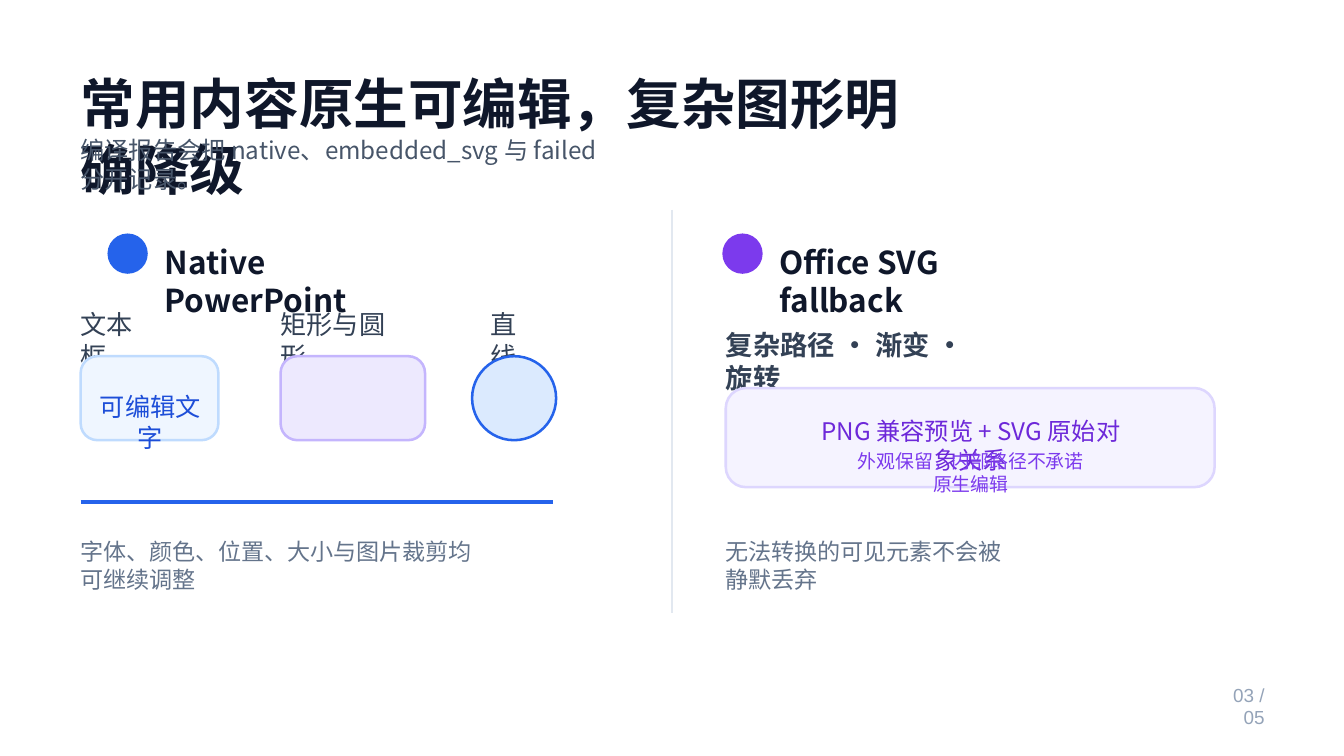
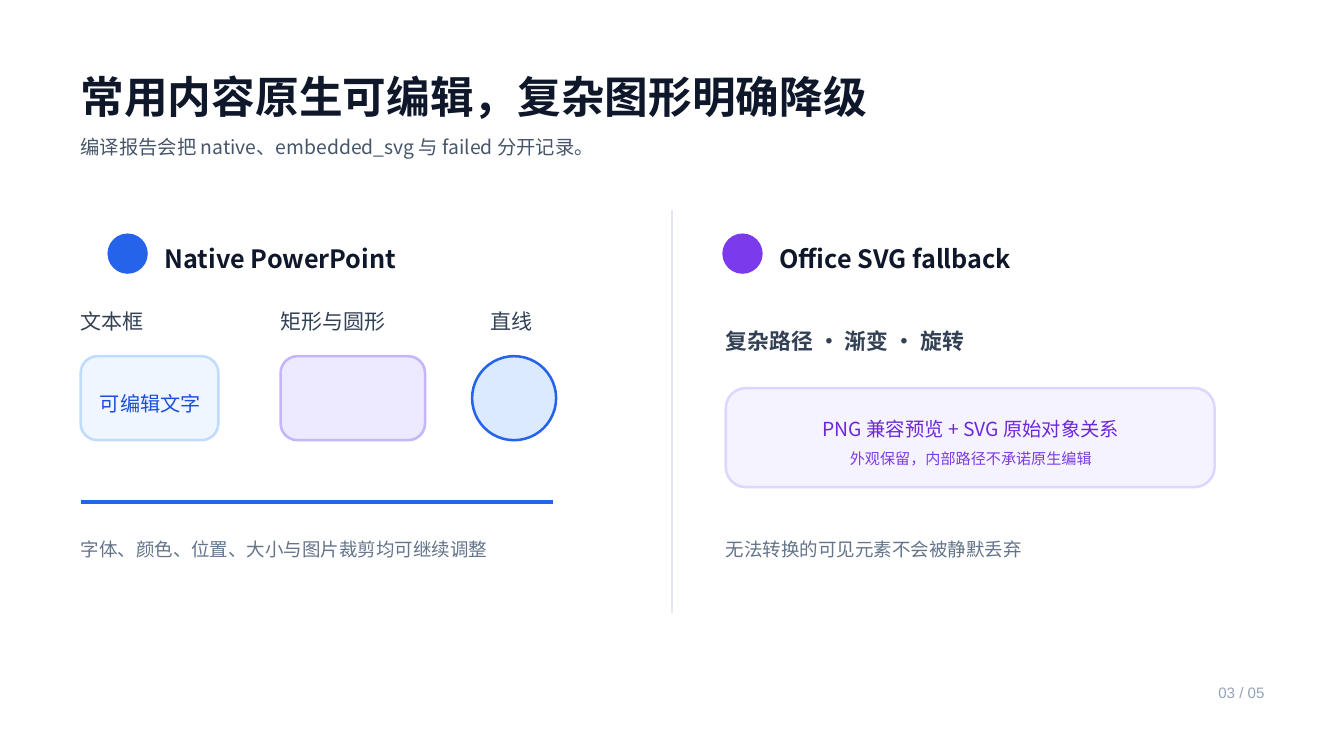
Before and after one commit to AaaBinfinity/VectorDeckPPT, a slide deck: slide 3 of examples/basic-deck/example.pptx. Drawn at 1344x756 pixels with LibreOffice and Linux fonts; fonts in the diff are those of the drawing. Boxes give left, top, right and bottom in pixels: in the first picture for what was removed or moved away, otherwise in the second. Text is boxed around its words. In the diff, an @@ line names an element or a change of style, - is before the commit and + after.

```diff
--- a/examples/basic-deck/example.pptx
+++ b/examples/basic-deck/example.pptx
@@ text "常用内容原生可编辑，复杂图形明确降级" at (81,75,867,119): size 39 to 31.2 pt @@
@@ text "编译报告会把 native、embedded_svg 与 failed 分开记录。" at (81,137,594,159): size 17.2 to 13.8 pt @@
@@ text "Native PowerPoint" at (165,247,396,269): size 22.5 to 18 pt @@
@@ text "Office SVG fallback" at (779,247,1011,269): size 22.5 to 18 pt @@
@@ size 18.8 to 15 pt in 3 elements at (81,311,144,331), (281,311,386,331), (491,311,533,331) @@
@@ text "复杂路径 · 渐变 · 旋转" at (726,330,964,351): size 19.5 to 15.6 pt @@
@@ text "可编辑文字" at (100,394,201,413): size 18 to 14.4 pt @@
@@ text "PNG 兼容预览 + SVG 原始对象关系" at (823,419,1119,438): size 17.2 to 13.8 pt @@
@@ text "外观保留，内部路径不承诺原生编辑" at (850,451,1092,466): size 13.5 to 10.8 pt @@
@@ text "字体、颜色、位置、大小与图片裁剪均可继续调整" at (81,540,488,558): size 16.5 to 13.2 pt @@
@@ text "无法转换的可见元素不会被静默丢弃" at (726,540,1022,558): size 16.5 to 13.2 pt @@
@@ text "03 / 05" at (1218,687,1265,698): size 13.5 to 10.8 pt @@
```
Also in this commit, not shown: 4 other slides changed, 38 other files.
